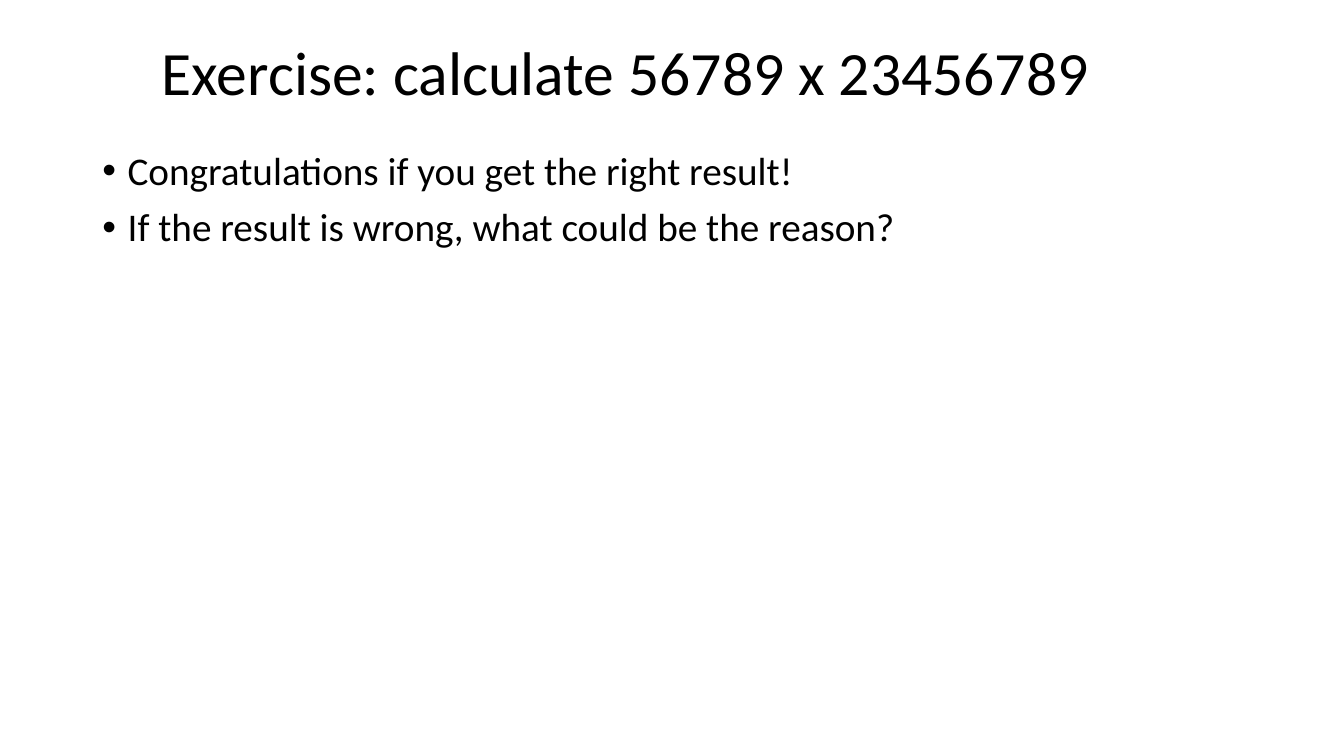
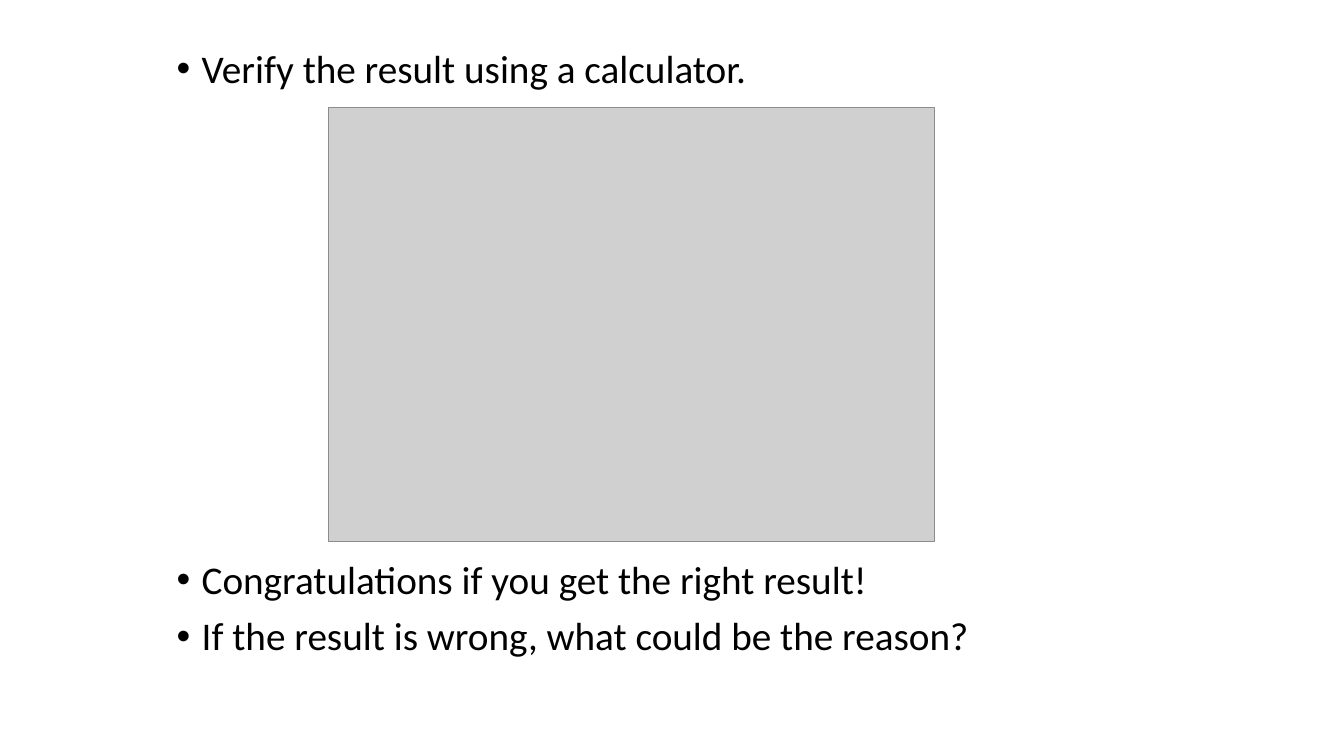
Before and after one commit to dayekuaipao/CPPLearning, a slide deck: slide 16 of week02/Lab02.pptx (slide 11 before the commit). Drawn at 1344x756 pixels with LibreOffice and Linux fonts; fonts in the diff are those of the drawing; grey boxes stand for pictures; background and template pictures are left out. Boxes give left, top, right and bottom in pixels: in the first picture for what was removed or moved away, otherwise in the second. Text is boxed around its words. In the diff, an @@ line names an element or a change of style, - is before the commit and + after.

Commit message:
Add some exercises in Lab02.pptx

```diff
--- a/week02/Lab02.pptx
+++ b/week02/Lab02.pptx
@@ title removed at bbox=[162, 52, 1089, 96] @@
-Exercise: calculate 56789 x 23456789
@@ text added at bbox=[202, 55, 745, 90], 28 pt, text #000000 @@
+• Verify the result using a calculator.
@@ picture added at bbox=[329, 108, 935, 541] @@
@@ text "Congratulations if you get the ...": place and size @@
-text "Congratulations if you get the ..." at bbox=[128, 157, 894, 248]
+text "Congratulations if you get the ..." at bbox=[202, 566, 968, 657]
```
Also in this commit, not shown: 5 other slides changed, 6 slides added, 2 slides removed.
